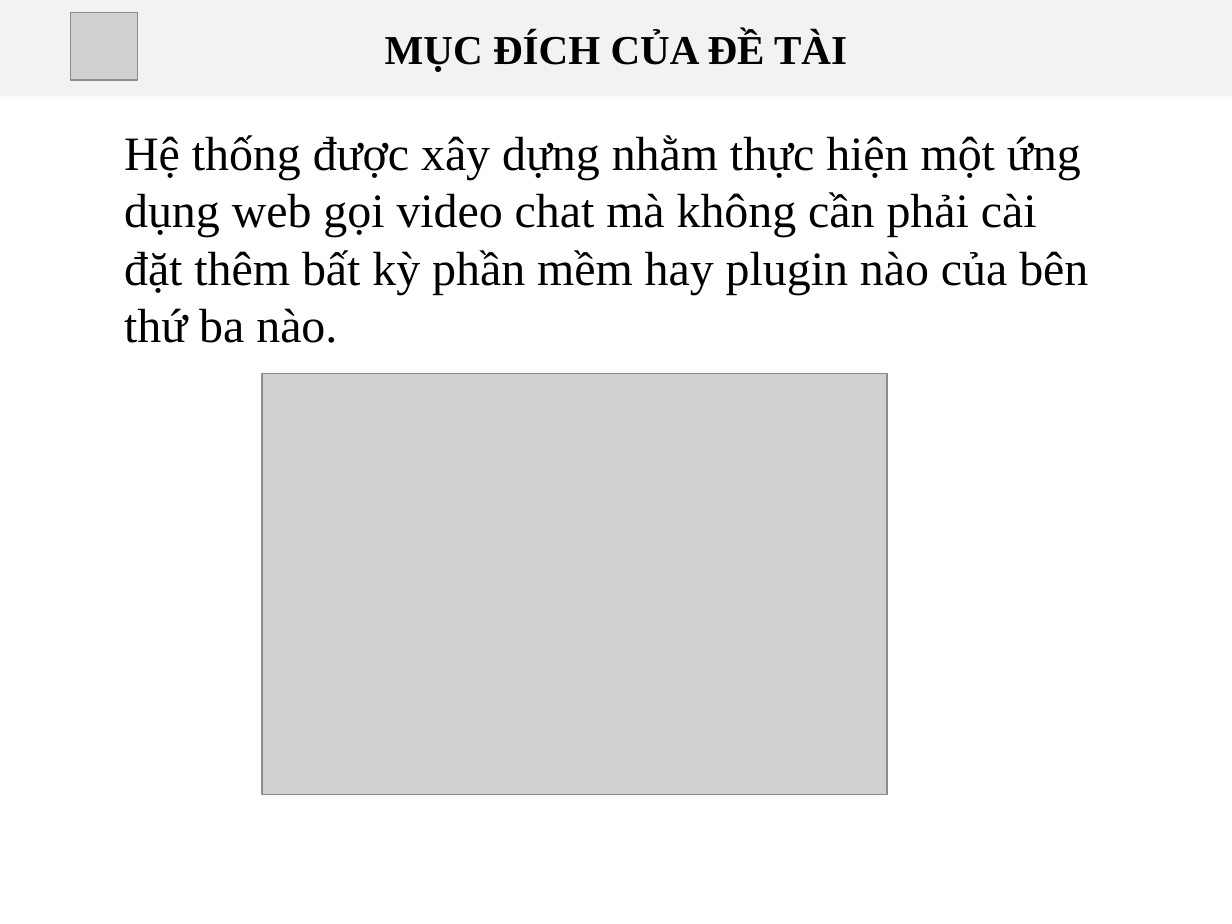
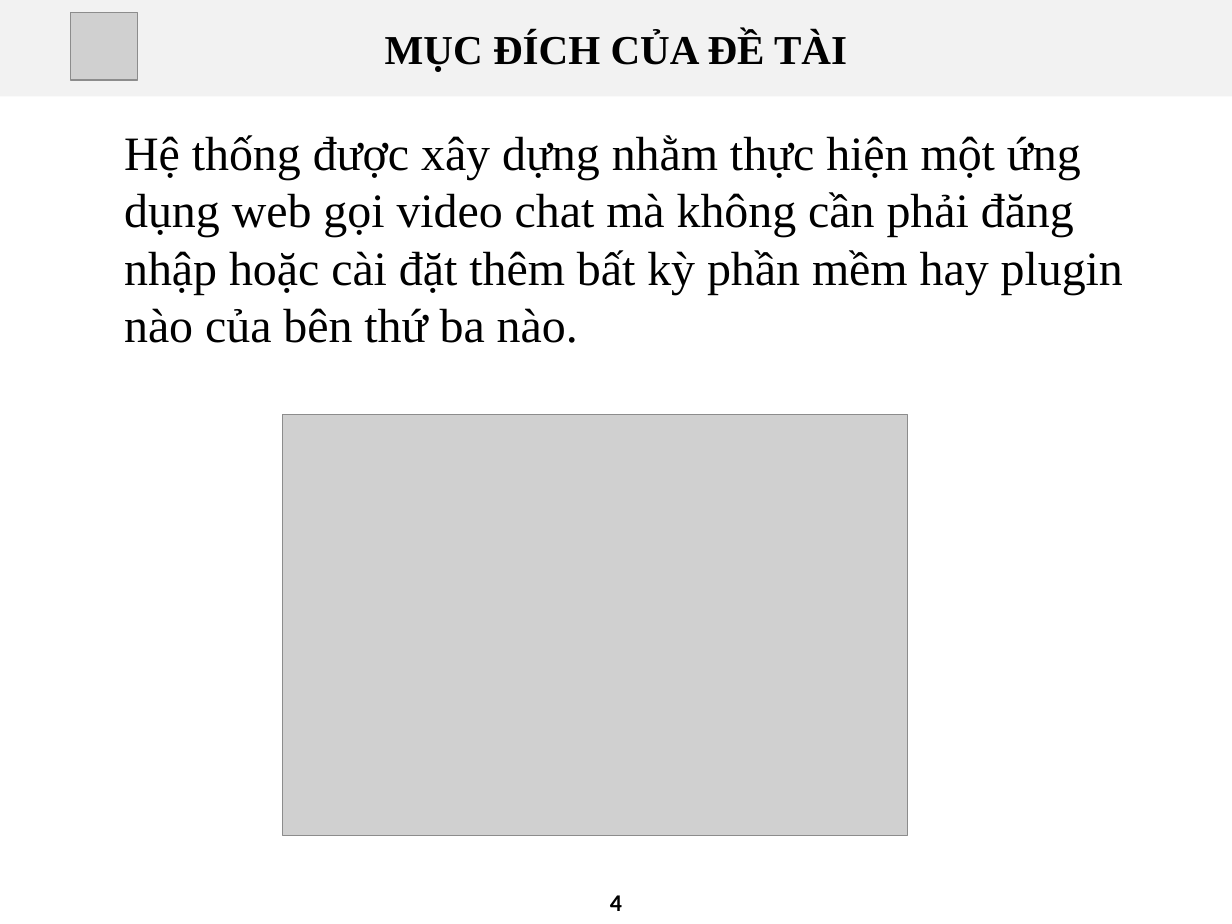
Before and after one commit to tinhphandotco/webrtc, a slide deck: slide 4 of baocao/BaoCao_DATN_TranThongThanhLuan.pptx. Drawn at 1232x924 pixels with LibreOffice and Linux fonts; fonts in the diff are those of the drawing; grey boxes stand for pictures; background and template pictures are left out. Boxes give left, top, right and bottom in pixels: in the first picture for what was removed or moved away, otherwise in the second. Text is boxed around its words. In the diff, an @@ line names an element or a change of style, - is before the commit and + after.

```diff
--- a/baocao/BaoCao_DATN_TranThongThanhLuan.pptx
+++ b/baocao/BaoCao_DATN_TranThongThanhLuan.pptx
@@ text at <box>124,135,1123,343</box>: text changed @@
-Hệ thống được xây dựng nhằm thực hiện một ứng dụng web gọi video chat mà không cần phải cài
-đặt thêm bất kỳ phần mềm hay plugin nào của bên thứ ba nào.
+Hệ thống được xây dựng nhằm thực hiện một ứng dụng web gọi video chat mà không cần phải đăng nhập hoặc cài đặt thêm bất kỳ phần mềm hay plugin nào của bên thứ ba nào.
@@ picture: place and size @@
-picture at <box>262,373,887,793</box>
+picture at <box>282,415,907,835</box>
@@ page number added at <box>610,895,622,911</box>, 14 pt, text #000000, bold @@
+4
```
Also in this commit, not shown: 15 other slides changed, 12 other files.
